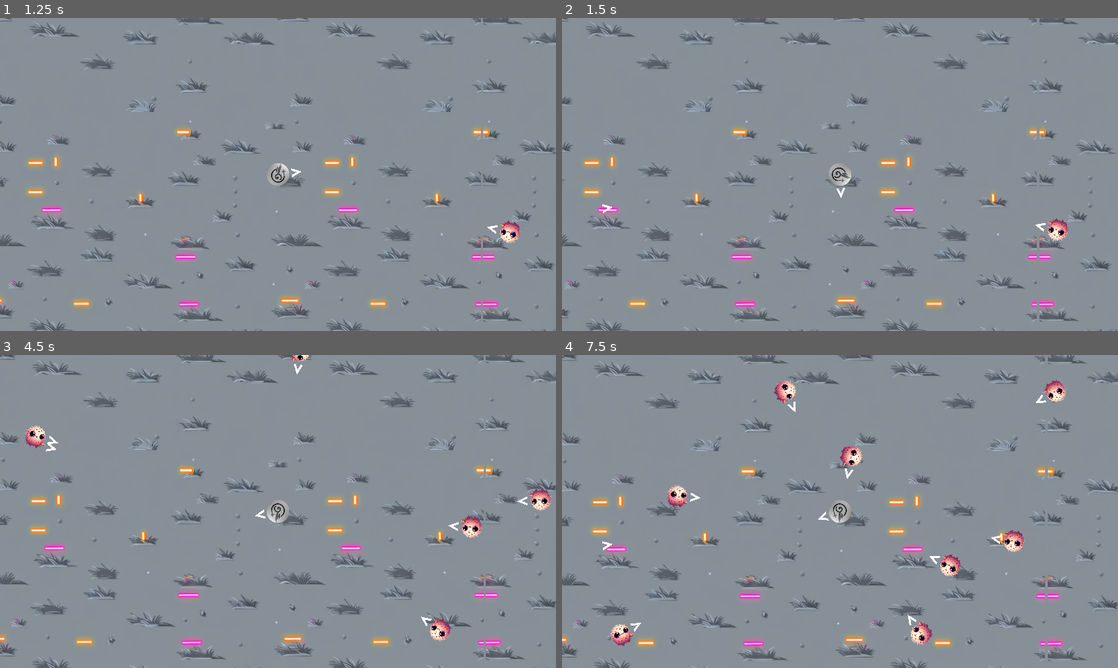
Above: before the commit, frames 1-4 (two rows, left to right).
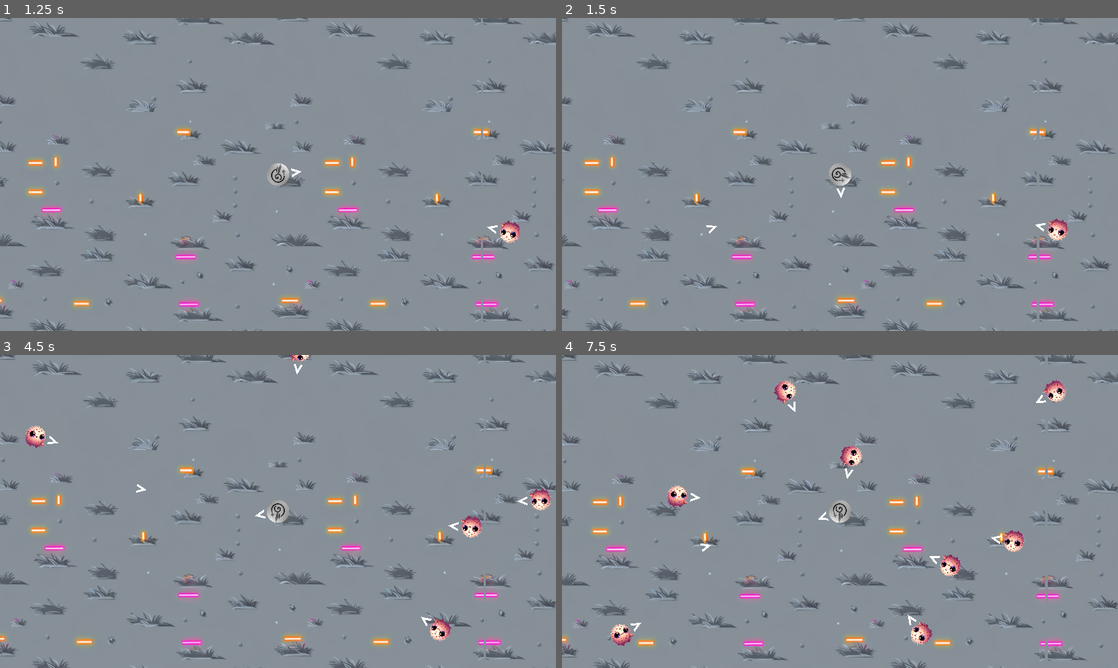
Above: after the commit, the same moments.

Repository: Pneumaturgy/PorNada
Game: Godot game, scene res://Scenes/Main.tscn
The game is run twice, just before and just after one commit, with the same random seed, the same clock (stepped at 60 frames per second) and the same inputs.
Inputs (mouse positions are in pixels of both pictures, inside the frame that each line leads up to):
- Up to frame 1 (1.25 s): tap Enter at 0.5 s; move the mouse to (400, 158) at 0.52 s; press the mouse at (400, 158) at 0.53 s; hold D (move_right) from 0.53 s (still down)
- Up to frame 2 (1.5 s): release D (move_right) at 1.25 s; release the mouse at (962, 158) at 1.25 s; drag from (728, 190) to (1067, 233) at 1.27 s
- Up to frame 3 (4.5 s): move the mouse to (333, 442) at 2.02 s; hold D (move_right) 2.03-2.75 s; hold Shift 2.03-2.75 s; click (333, 442) at 2.3 s; drag from (250, 574) to (339, 486) at 2.77 s; move the mouse to (444, 558) at 3.52 s; press the mouse at (444, 558) at 3.53 s; hold A (move_left) 3.53-4.25 s; tap Ctrl at 3.6 s; release the mouse at (444, 558) at 4.25 s; drag from (111, 464) to (444, 636) at 4.27 s
- Up to frame 4 (7.5 s): move the mouse to (867, 511) at 5.02 s; press the mouse at (867, 511) at 5.03 s; hold S (move_down) 5.03-5.75 s; release the mouse at (867, 511) at 5.75 s; drag from (756, 433) to (567, 376) at 5.77 s; move the mouse to (962, 495) at 6.52 s; press the mouse at (962, 495) at 6.53 s; hold W (move_up) 6.53-7.25 s; tap Alt at 6.6 s; release the mouse at (962, 495) at 7.25 s; drag from (728, 527) to (612, 639) at 7.27 s

Frame 1 is identical in both runs. In frame 2, less than 0.1% of the frame differs, in the area x 7-28%, y 59-69%; in frame 3, less than 0.1%; in frame 4, less than 0.1%, in the area x 7-27%, y 59-63%.

Commit message:
Added logic for fire rate

Diff:
--- a/Scenes/Main.tscn
+++ b/Scenes/Main.tscn
@@ -14,6 +14,7 @@
 [node name="Player" parent="." instance=ExtResource("2_463pk")]
 unique_name_in_owner = true
 position = Vector2(0, -109)
+fire_rate = 0.1
 
 [node name="AlienSpawner" parent="Player" instance=ExtResource("3_osgbh")]
 
--- a/Scenes/Player.tscn
+++ b/Scenes/Player.tscn
@@ -27,3 +27,8 @@
 
 [node name="Camera2D" type="Camera2D" parent="."]
 zoom = Vector2(4, 4)
+
+[node name="FireRateTimer" type="Timer" parent="."]
+wait_time = 0.3
+
+[connection signal="timeout" from="FireRateTimer" to="." method="_on_fire_rate_timer_timeout"]
--- a/Scripts/player.gd
+++ b/Scripts/player.gd
@@ -3,9 +3,16 @@
 
 @export var joypad_dead_zone = 0.1
 @export var current_payload : PackedScene
+@export var fire_rate = 0.3
+
 @onready var aiming_direction = $AimingDirection
+@onready var fire_rate_timer = $FireRateTimer
+
 var firing_offset = 20
+var weapon_ready = true
 
+func _ready():
+	fire_rate_timer.wait_time = fire_rate
 
 func get_input():
 	var input_direction = Input.get_vector("move_left", "move_right", "move_up", "move_down")
@@ -20,14 +27,16 @@
 		var input_aim_direction = Input.get_vector("aim_left", "aim_right", "aim_up", "aim_down")
 		if abs(input_aim_direction.x) >= joypad_dead_zone or abs(input_aim_direction.y) >= joypad_dead_zone:
 			self.rotation = input_aim_direction.angle()
+
 	if event is InputEventKey:
 		if Input.is_action_just_pressed("ui_cancel"):
 			get_tree().quit()
 
-	if event is InputEventMouseButton:
-		if Input.is_action_just_pressed("TEMP_fire"):
-			#print('yeah')
-			fire(current_payload)
+	if Input.is_action_pressed("TEMP_fire") and weapon_ready:
+		#print('yeah')
+		fire(current_payload)
+		weapon_ready = false
+		fire_rate_timer.start()
 
 func _physics_process(_delta):
 	get_input()
@@ -41,3 +50,6 @@
 	new_payload.direction = direction
 	new_payload.rotation = self.rotation
 	get_parent().add_child(new_payload)
+
+func _on_fire_rate_timer_timeout():
+	weapon_ready = true
--- a/project.godot
+++ b/project.godot
@@ -96,6 +96,7 @@
 "deadzone": 0.5,
 "events": [Object(InputEventMouseButton,"resource_local_to_scene":false,"resource_name":"","device":-1,"window_id":0,"a …(258 unchanged characters)…
 , Object(InputEventJoypadButton,"resource_local_to_scene":false,"resource_name":"","device":-1,"button_index":0,"pressure":0.0,"pressed":false,"script":null)
+, Object(InputEventJoypadMotion,"resource_local_to_scene":false,"resource_name":"","device":-1,"axis":5,"axis_value":1.0,"script":null)
 ]
 }
 
